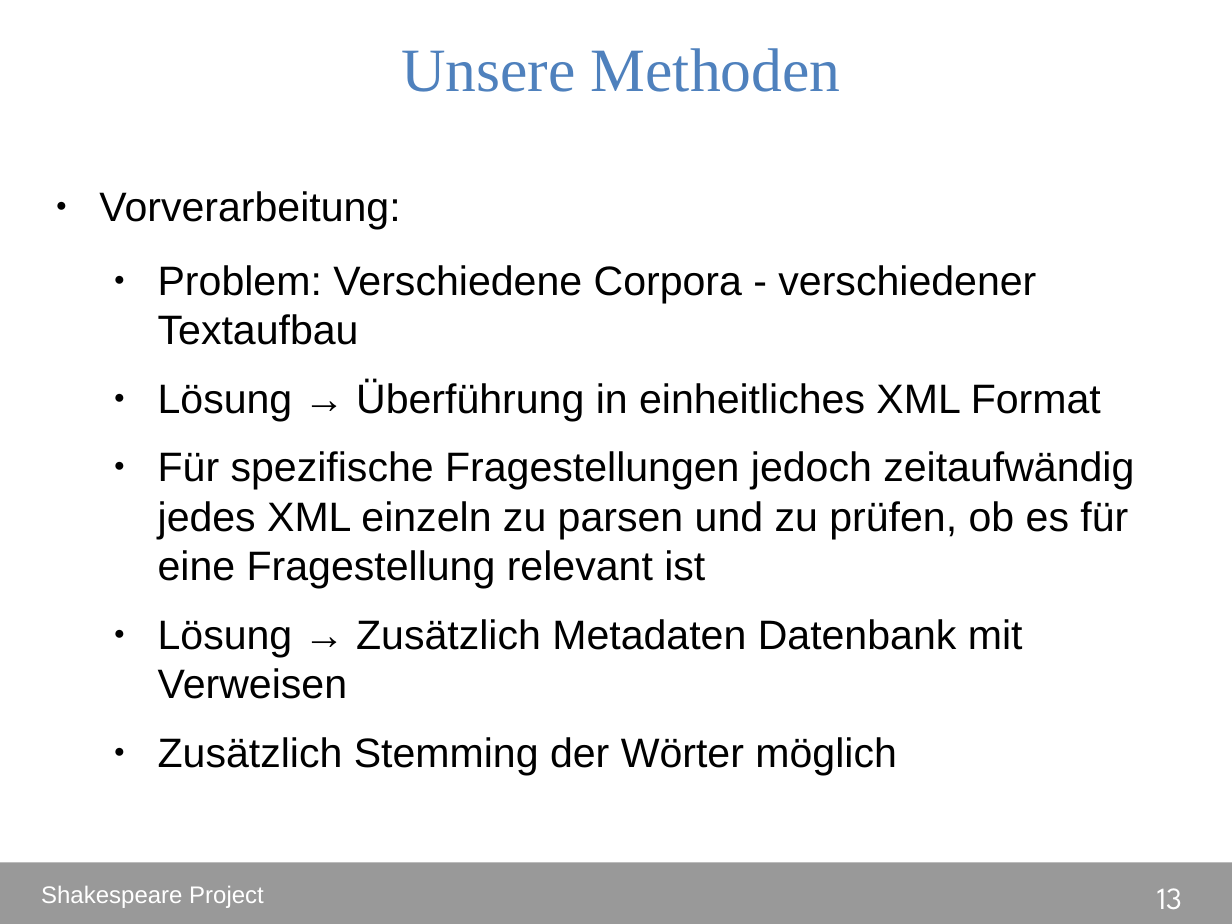
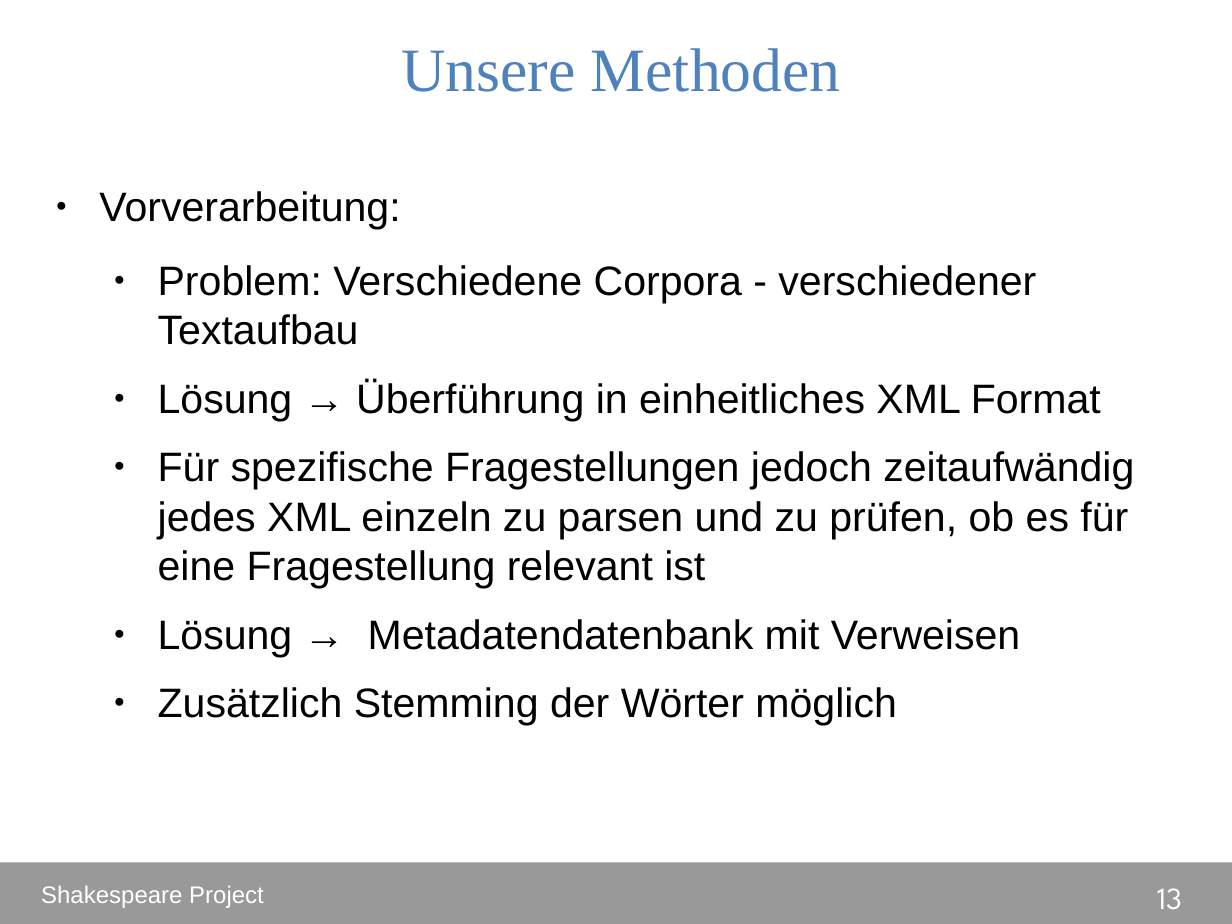
Before and after one commit to DHLeipzig-CurrentTopics-SS2014/shakespeare_project, a slide deck: slide 13 of presentation/presentation.odp. Drawn at 1232x924 pixels with LibreOffice and Linux fonts; fonts in the diff are those of the drawing. Boxes give left, top, right and bottom in pixels: in the first picture for what was removed or moved away, otherwise in the second. Text is boxed around its words. In the diff, an @@ line names an element or a change of style, - is before the commit and + after.

```diff
--- a/presentation/presentation.odp
+++ b/presentation/presentation.odp
@@ text at (158, 619, 1020, 657): text changed @@
-  ● Lösung → Zusätzlich Metadaten Datenbank mit Verweisen
+  ● Lösung → Metadatendatenbank mit Verweisen
```
Also in this commit, not shown: 2 other slides changed.
